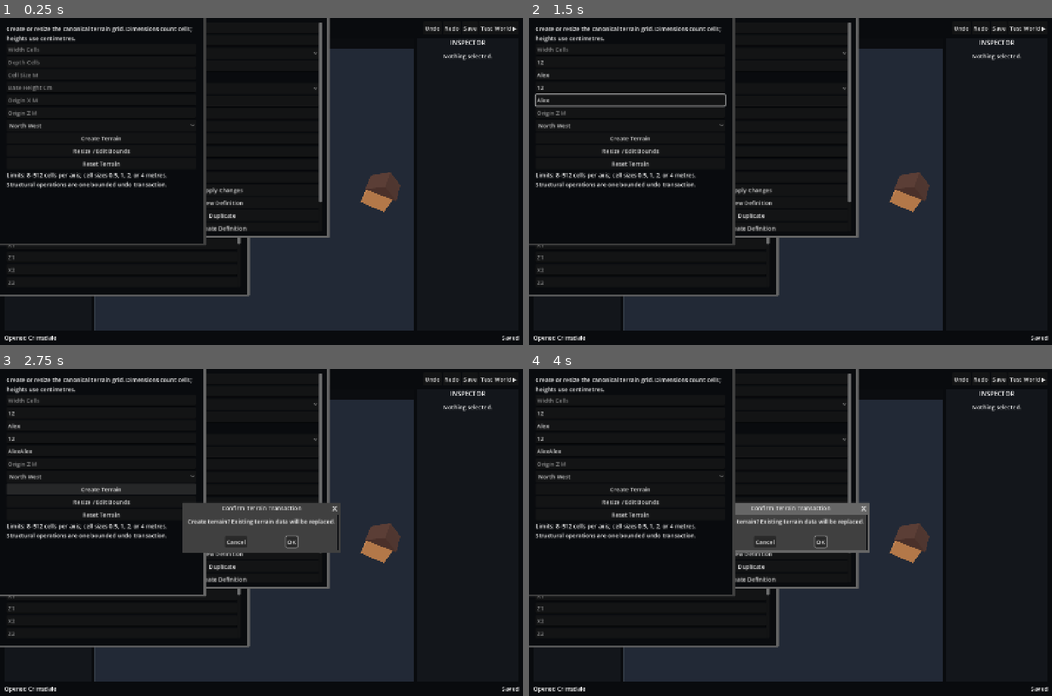
Above: before the commit, frames 1-4 (two rows, left to right).
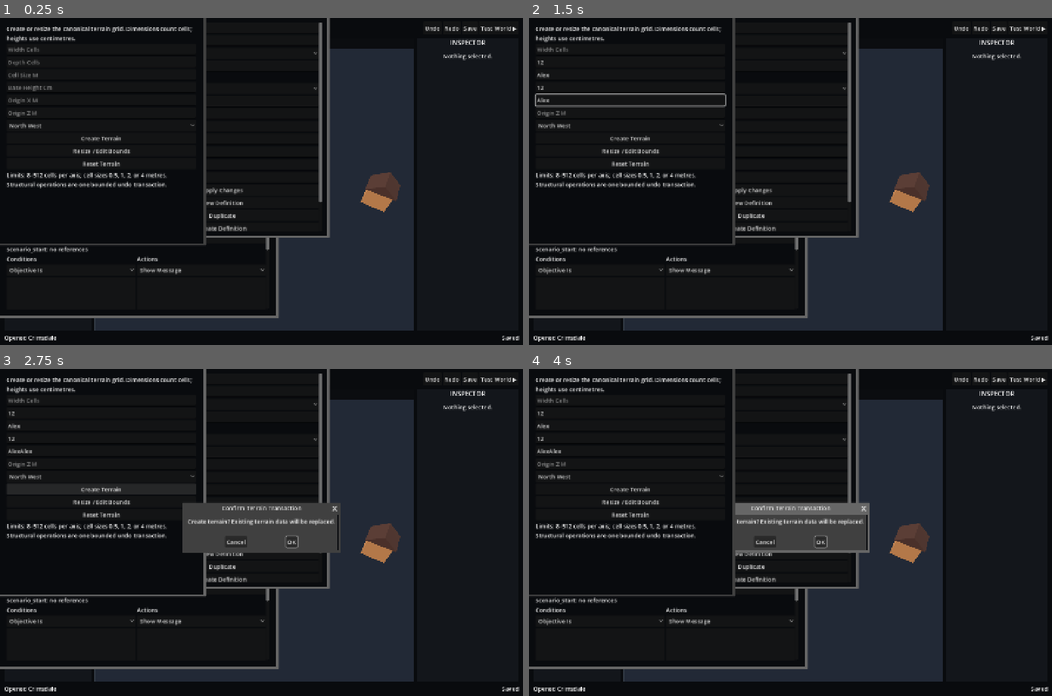
Above: after the commit, the same moments.

Repository: KrillOil/Frontier-World-Editor
Game: Godot game, scene res://src/app/editor_shell.tscn
Two runs of this game, one before a commit and one after it. Both use one fixed random seed, a clock stepped at 60 frames per second and the inputs below.
Inputs (mouse positions are in pixels of both pictures, inside the frame that each line leads up to):
- Up to frame 1 (0.25 s): no input
- Up to frame 2 (1.5 s): click (576, 57) at 0.52 s; type "12" at 0.6 s; click (649, 70) at 0.75 s; type "Alex" at 0.83 s; click (649, 83) at 0.98 s; type "12" at 1.07 s; click (649, 96) at 1.27 s; type "Alex" at 1.35 s
- Up to frame 3 (2.75 s): click (120, 571) at 1.5 s; type "Alex" at 1.58 s; click (120, 486) at 2 s, where only the run after the commit has a clickable "Open Sequences…"
- Up to frame 4 (4 s): click "Player Start" at 2.75 s; click "Player Start" at 3.5 s

The runs differ from the first frame. In frame 1, 4.3% of the frame differs, in the area x 0-54%, y 67-92%; in frame 2, 4.3%; in frame 3, 4.3%; in frame 4, 4.3%.
Error before the commit: Invalid assignment of property or key 'visible' with value of type 'bool' on a base object of type 'WorldEnvironment'. (res://src/app/editor_shell.gd:890)
Error after the commit: Invalid assignment of property or key 'visible' with value of type 'bool' on a base object of type 'WorldEnvironment'. (res://src/app/editor_shell.gd:1088)

Commit message:
Add typed scenario sequence authoring

Diff:
--- a/src/app/editor_shell.gd
+++ b/src/app/editor_shell.gd
@@ -84,6 +84,15 @@
 var scenario_region_shape: OptionButton
 var scenario_region_fields: Dictionary = {}
 var scenario_remove_confirmation: ConfirmationDialog
+var sequence_dialog: Window
+var sequence_list: ItemList
+var sequence_fields: Dictionary = {}
+var sequence_event_type: OptionButton
+var sequence_condition_type: OptionButton
+var sequence_action_type: OptionButton
+var sequence_conditions: ItemList
+var sequence_actions: ItemList
+var sequence_signature: Label
 var pending_after_save: Callable
 var definition_list: ItemList
 var definition_id_field: LineEdit
@@ -115,6 +124,7 @@
 	_build_environment_editor()
 	_build_workflow_editor()
 	_build_scenario_editor()
+	_build_sequence_editor()
 	_build_object_editor()
 	_build_terrain_editor()
 	_build_package_dialogs()
@@ -785,6 +795,7 @@
 	scenario_fields.scenario_id.editable = false
 	_add_button(form, "Create Scenario", _create_scenario)
 	_add_button(form, "Apply Scenario Details", _apply_scenario_metadata)
+	_add_button(form, "Open Sequences…", show_sequence_editor)
 	_add_button(form, "Remove Scenario…", func(): scenario_remove_confirmation.popup_centered())
 	var divider := HSeparator.new(); form.add_child(divider)
 	scenario_region_list = ItemList.new(); scenario_region_list.custom_minimum_size.y = 150; scenario_region_list.item_selected.connect(_load_scenario_region); form.add_child(scenario_region_list)
@@ -798,6 +809,193 @@
 	_add_button(form, "Reverse Selected Path", _reverse_scenario_path)
 	_add_button(form, "Delete Selected Region", _delete_scenario_region)
 	scenario_remove_confirmation = ConfirmationDialog.new(); scenario_remove_confirmation.title = "Remove Scenario"; scena …(250 unchanged characters)…
+
+
+func _build_sequence_editor() -> void:
+	sequence_dialog = Window.new(); sequence_dialog.title = "Scenario Editor — Sequences"; sequence_dialog.size = Vector2i(760,820); sequence_dialog.close_requested.connect(sequence_dialog.hide); add_child(sequence_dialog)
+	var scroll := ScrollContainer.new(); scroll.set_anchors_and_offsets_preset(Control.PRESET_FULL_RECT); scroll.offset_left=18; scroll.offset_top=18; scroll.offset_right=-18; scroll.offset_bottom=-18; sequence_dialog.add_child(scroll)
+	var form := VBoxContainer.new(); form.size_flags_horizontal=Control.SIZE_EXPAND_FILL; scroll.add_child(form)
+	var help := Label.new(); help.text="Create typed event-condition-action sequences. Equal-frame sequences run by stable ID; actions run top to bottom. A duplicated sequence starts disabled for safe review."; help.autowrap_mode=TextServer.AUTOWRAP_WORD_SMART; form.add_child(help)
+	sequence_list=ItemList.new(); sequence_list.custom_minimum_size.y=130; sequence_list.item_selected.connect(_load_sequence); form.add_child(sequence_list)
+	for field in ["sequence_id","a","b","c","text","number"]: sequence_fields[field]=_add_field(form, {"sequence_id":"Sequence ID","a":"Reference A","b":"Reference / value B","c":"Reference / value C","text":"Message text","number":"Duration / number"}[field])
+	sequence_fields.number.text="2"
+	var flags:=HBoxContainer.new(); form.add_child(flags)
+	var enabled:=CheckBox.new(); enabled.text="Enabled"; enabled.button_pressed=true; flags.add_child(enabled); sequence_fields.enabled=enabled
+	var one_shot:=CheckBox.new(); one_shot.text="One shot"; one_shot.button_pressed=true; flags.add_child(one_shot); sequence_fields.one_shot=one_shot
+	sequence_event_type=OptionButton.new()
+	for type in ScenarioDocumentScript.EVENTS: sequence_event_type.add_item(type.replace("_"," ").capitalize()); sequence_event_type.set_item_metadata(sequence_event_type.item_count-1,type)
+	sequence_event_type.item_selected.connect(func(_index): _update_sequence_signature("event")); form.add_child(sequence_event_type)
+	_add_button(form,"Create Sequence",_create_sequence); _add_button(form,"Apply Event / Flags",_apply_sequence_event); _add_button(form,"Duplicate Selected",_duplicate_sequence); _add_button(form,"Delete Selected",_delete_sequence)
+	sequence_signature=Label.new(); sequence_signature.autowrap_mode=TextServer.AUTOWRAP_WORD_SMART; form.add_child(sequence_signature)
+	var split:=HBoxContainer.new(); form.add_child(split)
+	var conditions_box:=VBoxContainer.new(); conditions_box.size_flags_horizontal=Control.SIZE_EXPAND_FILL; split.add_child(conditions_box)
+	var conditions_label:=Label.new(); conditions_label.text="Conditions"; conditions_box.add_child(conditions_label)
+	sequence_condition_type=OptionButton.new()
+	for type in ScenarioDocumentScript.CONDITIONS: sequence_condition_type.add_item(type.replace("_"," ").capitalize()); sequence_condition_type.set_item_metadata(sequence_condition_type.item_count-1,type)
+	sequence_condition_type.item_selected.connect(func(_index): _update_sequence_signature("condition")); conditions_box.add_child(sequence_condition_type)
+	sequence_conditions=ItemList.new(); sequence_conditions.custom_minimum_size=Vector2(330,120); conditions_box.add_child(sequence_conditions)
+	_add_button(conditions_box,"Add Condition",_add_sequence_condition); _add_button(conditions_box,"Remove Condition",_remove_sequence_condition)
+	var actions_box:=VBoxContainer.new(); actions_box.size_flags_horizontal=Control.SIZE_EXPAND_FILL; split.add_child(actions_box)
+	var actions_label:=Label.new(); actions_label.text="Actions"; actions_box.add_child(actions_label)
+	sequence_action_type=OptionButton.new()
+	for type in ScenarioDocumentScript.ACTIONS: sequence_action_type.add_item(type.replace("_"," ").capitalize()); sequence_action_type.set_item_metadata(sequence_action_type.item_count-1,type)
+	sequence_action_type.item_selected.connect(func(_index): _update_sequence_signature("action")); actions_box.add_child(sequence_action_type)
+	sequence_actions=ItemList.new(); sequence_actions.custom_minimum_size=Vector2(330,120); actions_box.add_child(sequence_actions)
+	_add_button(actions_box,"Add Action",_add_sequence_action); _add_button(actions_box,"Move Action Up",func():_move_sequence_action(-1)); _add_button(actions_box,"Move Action Down",func():_move_sequence_action(1)); _add_button(actions_box,"Remove Action",_remove_sequence_action)
+	_add_button(form,"Validate Flow",_validate_sequence_flow)
+	_update_sequence_signature("event")
+
+
+func show_sequence_editor() -> void:
+	if package.scenario==null: status("Create a scenario before authoring sequences"); return
+	_refresh_sequence_list(); sequence_dialog.popup_centered(); status("Sequence workspace — typed events, conditions, and actions")
+
+
+func _refresh_sequence_list() -> void:
+	sequence_list.clear()
+	if package.scenario==null:return
+	var sequences:Array=package.scenario.data.sequences.duplicate(); sequences.sort_custom(func(a,b):return a.sequence_id<b.sequence_id)
+	for sequence in sequences:
+		sequence_list.add_item("%s  [%s%s]"%[sequence.sequence_id,"on" if sequence.enabled else "off",", once" if sequence.one_shot else ""]);sequence_list.set_item_metadata(sequence_list.item_count-1,sequence.sequence_id)
+
+
+func _selected_sequence_id()->String:
+	var selected:=sequence_list.get_selected_items();return "" if selected.is_empty() else sequence_list.get_item_metadata(selected[0])
+
+
+func _load_sequence(index:int)->void:
+	var id:String=sequence_list.get_item_metadata(index);var sequence:Dictionary=package.scenario._find(package.scenario.data.sequences,"sequence_id",id)
+	sequence_fields.sequence_id.text=id;sequence_fields.sequence_id.editable=false;sequence_fields.enabled.button_pressed=sequence.enabled;sequence_fields.one_shot.button_pressed=sequence.one_shot
+	for item in sequence_event_type.item_count:
+		if sequence_event_type.get_item_metadata(item)==sequence.event.type:sequence_event_type.select(item)
+	_load_typed_references(sequence.event);sequence_conditions.clear();sequence_actions.clear()
+	for condition in sequence.conditions:sequence_conditions.add_item(_typed_summary(condition))
+	for action in sequence.actions:sequence_actions.add_item(_typed_summary(action))
+	_update_sequence_signature("event");status("Selected sequence '%s'"%id)
+
+
+func _create_sequence()->void:
+	if package.scenario==null:return
+	var id:String=sequence_fields.sequence_id.text;var event:Dictionary=_event_from_form()
+	if package.scenario.add_sequence(id,event,package.world,sequence_fields.enabled.button_pressed,sequence_fields.one_shot.button_pressed):_refresh_sequence_list();refresh_all();status("Created sequence '%s'"%id)
+	else:package.errors=package.scenario.errors;show_errors()
+
+
+func _apply_sequence_event()->void:
+	var id:String=_selected_sequence_id();if id.is_empty():status("Select a sequence");return
+	if package.scenario.update_sequence(id,{"enabled":sequence_fields.enabled.button_pressed,"one_shot":sequence_fields.one_shot.button_pressed,"event":_event_from_form()},package.world):_refresh_sequence_list();refresh_all();status("Updated sequence event and flags")
+	else:package.errors=package.scenario.errors;show_errors()
+
+
+func _duplicate_sequence()->void:
+	var id:String=_selected_sequence_id();if id.is_empty():status("Select a sequence");return
+	var new_id:String=id+"_copy";var suffix:=2
+	while not package.scenario._find(package.scenario.data.sequences,"sequence_id",new_id).is_empty():new_id="%s_copy_%d"%[id,suffix];suffix+=1
+	if package.scenario.duplicate_sequence(id,new_id,package.world):_refresh_sequence_list();refresh_all();status("Duplicated as disabled sequence '%s'"%new_id)
+	else:package.errors=package.scenario.errors;show_errors()
+
+
+func _delete_sequence()->void:
+	var id:String=_selected_sequence_id();if id.is_empty():status("Select a sequence");return
+	if package.scenario.delete_sequence(id,package.world):_refresh_sequence_list();refresh_all();status("Deleted sequence '%s'"%id)
+	else:package.errors=package.scenario.errors;show_errors()
+
+
+func _add_sequence_condition()->void:
+	var id:String=_selected_sequence_id();if id.is_empty():status("Select a sequence");return
+	if package.scenario.add_sequence_step(id,"conditions",_condition_from_form(),package.world):_reload_sequence_by_id(id);refresh_all();status("Condition added")
+	else:package.errors=package.scenario.errors;show_errors()
+
+
+func _add_sequence_action()->void:
+	var id:String=_selected_sequence_id();if id.is_empty():status("Select a sequence");return
+	if package.scenario.add_sequence_step(id,"actions",_action_from_form(),package.world):_reload_sequence_by_id(id);refresh_all();status("Action appended")
+	else:package.errors=package.scenario.errors;show_errors()
+
+
+func _remove_sequence_condition()->void:
+	var id:String=_selected_sequence_id();var selected:=sequence_conditions.get_selected_items();if id.is_empty() or selected.is_empty():status("Select a condition");return
+	if package.scenario.delete_sequence_step(id,"conditions",selected[0],package.world):_reload_sequence_by_id(id);refresh_all()
+	else:package.errors=package.scenario.errors;show_errors()
+
+
+func _remove_sequence_action()->void:
+	var id:String=_selected_sequence_id();var selected:=sequence_actions.get_selected_items();if id.is_empty() or selected.is_empty():status("Select an action");return
+	if package.scenario.delete_sequence_step(id,"actions",selected[0],package.world):_reload_sequence_by_id(id);refresh_all()
+	else:package.errors=package.scenario.errors;show_errors()
+
+
+func _move_sequence_action(direction:int)->void:
+	var id:String=_selected_sequence_id();var selected:=sequence_actions.get_selected_items();if id.is_empty() or selected.is_empty():status("Select an action");return
+	if package.scenario.move_sequence_step(id,"actions",selected[0],direction,package.world):_reload_sequence_by_id(id);sequence_actions.select(clampi(selected[0]+direction,0,sequence_actions.item_count-1));refresh_all()
+	else:status("Action is already at that edge")
+
+
+func _reload_sequence_by_id(id:String)->void:
+	_refresh_sequence_list()
+	for index in sequence_list.item_count:
+		if sequence_list.get_item_metadata(index)==id:sequence_list.select(index);_load_sequence(index);return
+
+
+func _event_from_form()->Dictionary:
+	var type:String=sequence_event_type.get_item_metadata(sequence_event_type.selected)
+	match type:
+		"scenario_start":return {"type":type}
+		"unit_enters_region":return {"type":type,"group_id":sequence_fields.a.text,"region_id":sequence_fields.b.text}
+		"unit_died":return {"type":type,"group_id":sequence_fields.a.text}
+		"objective_changed":return {"type":type,"objective_id":sequence_fields.a.text,"state":sequence_fields.b.text}
+		_:return {"type":type,"sequence_id":sequence_fields.a.text}
+
+
+func _condition_from_form()->Dictionary:
+	var type:String=sequence_condition_type.get_item_metadata(sequence_condition_type.selected)
+	match type:
+		"objective_is":return {"type":type,"objective_id":sequence_fields.a.text,"state":sequence_fields.b.text}
+		"group_alive":return {"type":type,"group_id":sequence_fields.a.text,"value":sequence_fields.b.text.to_lower()!="false"}
+		"group_owned_by":return {"type":type,"group_id":sequence_fields.a.text,"owner_id":sequence_fields.b.text}
+		_:return {"type":type,"sequence_id":sequence_fields.a.text,"value":sequence_fields.b.text.to_lower()!="false"}
+
+
+func _action_from_form()->Dictionary:
+	var type:String=sequence_action_type.get_item_metadata(sequence_action_type.selected)
+	match type:
+		"show_message":return {"type":type,"message_id":sequence_fields.a.text,"text":sequence_fields.text.text,"duration_s":maxf(0.1,float(sequence_fields.number.text))}
+		"set_objective":return {"type":type,"objective_id":sequence_fields.a.text,"state":sequence_fields.b.text}
+		"set_ownership":return {"type":type,"group_id":sequence_fields.a.text,"owner_id":sequence_fields.b.text}
+		"order_group":return {"type":type,"group_id":sequence_fields.a.text,"order":sequence_fields.b.text,"target_region_id":sequence_fields.c.text}
+		"set_encounter":return {"type":type,"group_id":sequence_fields.a.text,"state":sequence_fields.b.text,"behavior":sequence_fields.c.text,"leash_region_id":sequence_fields.text.text}
+		"grant_reward":return {"type":type,"group_id":sequence_fields.a.text,"reward_id":sequence_fields.b.text}
+		"play_cinematic":return {"type":type,"cinematic_id":sequence_fields.a.text}
+		_:return {"type":type,"result":sequence_fields.a.text}
+
+
+func _load_typed_references(value:Dictionary)->void:
+	var ordered:=[]
+	for key in ["group_id","objective_id","sequence_id","message_id","cinematic_id","result"]:
+		if value.has(key):ordered.append(str(value[key]))
+	for key in ["region_id","state","owner_id","reward_id","order"]:
+		if value.has(key):ordered.append(str(value[key]))
+	for index in 3:sequence_fields[["a","b","c"][index]].text=ordered[index] if index<ordered.size() else ""
+	if value.has("text"):sequence_fields.text.text=value.text
+	if value.has("duration_s"):sequence_fields.number.text=str(value.duration_s)
+
+
+func _typed_summary(value:Dictionary)->String:
+	var details:Array[String]=[]
+	for key in value:
+		if key!="type":details.append("%s=%s"%[key,value[key]])
+	return "%s  %s"%[str(value.type).replace("_"," "),", ".join(details)]
+
+
+func _update_sequence_signature(kind:String)->void:
+	if sequence_signature==null:return
+	var signatures:={"event":{"scenario_start":"no references","unit_enters_region":"A=group, B=region","unit_died":"A=group","objective_changed":"A=objective, B=state","sequence_completed":"A=sequence"},"condition":{"objective_is":"A=objective, B=state","group_alive":"A=group, B=true/false","group_owned_by":"A=group, B=owner","sequence_has_run":"A=sequence, B=true/false"},"action":{"show_message":"A=message ID, Text, Number=duration","set_objective":"A=objective, B=state","set_ownership":"A=group, B=owner","order_group":"A=group, B=move/attack_move, C=region","set_encounter":"A=group, B=inactive/active, C=behavior, Text=leash region","grant_reward":"A=group, B=reward","play_cinematic":"A=cinematic","complete_scenario":"A=victory/failure"}}
+	var control:OptionButton={"event":sequence_event_type,"condition":sequence_condition_type,"action":sequence_action_type}[kind];var type:String=control.get_item_metadata(control.selected);sequence_signature.text="%s: %s"%[type,signatures[kind][type]]
+
+
+func _validate_sequence_flow()->void:
+	var failures:Array[String]=package.scenario.validate(package.scenario.data,package.world);var notices:Array[String]=package.scenario.flow_diagnostics()
+	status("Sequence flow valid" if failures.is_empty() and notices.is_empty() else " | ".join(failures+notices))
 
 
 func show_scenario_editor() -> void:
--- a/src/domain/scenario_document.gd
+++ b/src/domain/scenario_document.gd
@@ -66,6 +66,68 @@
 	var candidate: Dictionary = data.duplicate(true); candidate.regions = candidate.regions.filter(func(region): return region.region_id != region_id)
 	if candidate.regions.size() == data.regions.size(): return _fail(["Unknown scenario region '%s'" % region_id])
 	return _commit(candidate, world)
+
+
+func add_sequence(sequence_id: String, event: Dictionary, world: Dictionary, enabled := true, one_shot := true) -> bool:
+	var candidate: Dictionary = data.duplicate(true)
+	candidate.sequences.append({"sequence_id":sequence_id,"enabled":enabled,"one_shot":one_shot,"event":event.duplicate(true),"conditions":[],"actions":[{"type":"show_message","message_id":sequence_id + "_message","text":"New sequence","duration_s":2.0}]})
+	return _commit(candidate, world)
+
+
+func update_sequence(sequence_id: String, changes: Dictionary, world: Dictionary) -> bool:
+	var candidate: Dictionary = data.duplicate(true); var sequence := _find(candidate.sequences, "sequence_id", sequence_id)
+	if sequence.is_empty(): return _fail(["Unknown scenario sequence '%s'" % sequence_id])
+	for key in ["enabled","one_shot","event","conditions","actions"]:
+		if changes.has(key): sequence[key] = changes[key].duplicate(true) if changes[key] is Array or changes[key] is Dictionary else changes[key]
+	return _commit(candidate, world)
+
+
+func duplicate_sequence(sequence_id: String, new_id: String, world: Dictionary) -> bool:
+	var source := _find(data.get("sequences", []), "sequence_id", sequence_id)
+	if source.is_empty(): return _fail(["Unknown scenario sequence '%s'" % sequence_id])
+	var candidate: Dictionary = data.duplicate(true); var copy: Dictionary = source.duplicate(true); copy.sequence_id = new_id; copy.enabled = false; candidate.sequences.append(copy)
+	return _commit(candidate, world)
+
+
+func delete_sequence(sequence_id: String, world: Dictionary) -> bool:
+	var references: Array[String] = []
+	for sequence in data.get("sequences", []):
+		if sequence.sequence_id != sequence_id and sequence.event.get("type") == "sequence_completed" and sequence.event.get("sequence_id") == sequence_id: references.append(sequence.sequence_id)
+		for condition in sequence.conditions:
+			if condition.get("type") == "sequence_has_run" and condition.get("sequence_id") == sequence_id: references.append(sequence.sequence_id)
+	if not references.is_empty(): return _fail(["Cannot delete sequence '%s'; referenced by %s" % [sequence_id, ", ".join(references)]])
+	var candidate: Dictionary = data.duplicate(true); candidate.sequences = candidate.sequences.filter(func(sequence): return sequence.sequence_id != sequence_id)
+	if candidate.sequences.size() == data.sequences.size(): return _fail(["Unknown scenario sequence '%s'" % sequence_id])
+	return _commit(candidate, world)
+
+
+func add_sequence_step(sequence_id: String, collection: String, step: Dictionary, world: Dictionary) -> bool:
+	if collection not in ["conditions","actions"]: return _fail(["Sequence steps must be conditions or actions"])
+	var candidate: Dictionary = data.duplicate(true); var sequence := _find(candidate.sequences, "sequence_id", sequence_id)
+	if sequence.is_empty(): return _fail(["Unknown scenario sequence '%s'" % sequence_id])
+	sequence[collection].append(step.duplicate(true)); return _commit(candidate, world)
+
+
+func move_sequence_step(sequence_id: String, collection: String, index: int, direction: int, world: Dictionary) -> bool:
+	var candidate: Dictionary = data.duplicate(true); var sequence := _find(candidate.sequences, "sequence_id", sequence_id)
+	if sequence.is_empty() or collection not in ["conditions","actions"]: return _fail(["Unknown sequence step collection"])
+	var destination := index + direction
+	if index < 0 or destination < 0 or index >= sequence[collection].size() or destination >= sequence[collection].size(): return _fail(["Sequence step cannot move farther"])
+	var step = sequence[collection].pop_at(index); sequence[collection].insert(destination, step); return _commit(candidate, world)
+
+
+func delete_sequence_step(sequence_id: String, collection: String, index: int, world: Dictionary) -> bool:
+	var candidate: Dictionary = data.duplicate(true); var sequence := _find(candidate.sequences, "sequence_id", sequence_id)
+	if sequence.is_empty() or collection not in ["conditions","actions"] or index < 0 or index >= sequence[collection].size(): return _fail(["Unknown sequence step"])
+	sequence[collection].remove_at(index); return _commit(candidate, world)
+
+
+func flow_diagnostics() -> Array[String]:
+	var messages: Array[String] = []
+	for sequence in data.get("sequences", []):
+		if not sequence.enabled: messages.append("Sequence '%s' is disabled" % sequence.sequence_id)
+		if sequence.event.get("type") == "sequence_completed" and not _find(data.sequences, "sequence_id", sequence.event.get("sequence_id", "")).enabled: messages.append("Sequence '%s' waits on a disabled sequence" % sequence.sequence_id)
+	return messages
 
 
 func find_region(region_id: String) -> Dictionary: return _find(data.get("regions", []), "region_id", region_id)
--- a/tests/test_editor_integration.gd
+++ b/tests/test_editor_integration.gd
@@ -78,6 +78,12 @@
 	editor.scenario_region_fields.z1.text = "2"
 	editor._add_scenario_region()
 	_check(editor.package.scenario.find_region("tutorial_start").shape == "point" and editor.world_root.get_node_or_null("ScenarioRegions/tutorial_start") != null, "Creator-authored region is visible in the viewport")
+	editor.show_sequence_editor()
+	editor.sequence_fields.sequence_id.text = "mission_start"
+	editor._create_sequence()
+	_check(editor.package.scenario.data.sequences.size() == 1 and editor.sequence_event_type.item_count == 5, "Creator can add a typed scenario-start sequence")
+	editor._reload_sequence_by_id("mission_start")
+	_check(editor.sequence_action_type.item_count == 8 and editor.sequence_actions.item_count == 1, "Sequence workspace exposes the constrained action vocabulary and ordered steps")
 	var guard: Dictionary = editor.package.find_definition("unit_crimsdale_guard")
 	_check(guard.owner == "player" and guard.max_health == 120.0, "Crimsdale guard exposes authored gameplay fields")
 	editor.load_definition_form(2 if editor.definition_list.get_item_metadata(2) == "unit_crimsdale_guard" else 3)
--- /dev/null
+++ b/tests/test_scenario_sequences.gd
@@ -0,0 +1,30 @@
+extends SceneTree
+
+const ScenarioScript:=preload("res://src/domain/scenario_document.gd")
+var failures:Array[String]=[]
+
+
+func _init()->void:
+	var world:={"objects":[{"instance_id":"hero_001"}]};var scenario=ScenarioScript.new();scenario.create("guided","Guided","", "frontier_company",world)
+	scenario.data.regions=[{"region_id":"beacon","display_name":"Beacon","shape":"point","points":[[1,0,1]]}]
+	scenario.data.unit_groups=[{"group_id":"party","instance_ids":["hero_001"]}]
+	scenario.data.objectives=[{"objective_id":"follow","title":"Follow","kind":"main","initial_state":"active"}]
+	_check(scenario.add_sequence("begin",{"type":"scenario_start"},world),"Typed start sequence creates")
+	_check(scenario.add_sequence_step("begin","conditions",{"type":"objective_is","objective_id":"follow","state":"active"},world),"Typed condition appends")
+	_check(scenario.add_sequence_step("begin","actions",{"type":"set_objective","objective_id":"follow","state":"completed"},world),"Typed action appends")
+	var begin:Dictionary=scenario._find(scenario.data.sequences,"sequence_id","begin");var last_type:String=begin.actions[-1].type
+	_check(scenario.move_sequence_step("begin","actions",begin.actions.size()-1,-1,world) and scenario._find(scenario.data.sequences,"sequence_id","begin").actions[0].type==last_type,"Action order is authorable and meaningful")
+	_check(scenario.duplicate_sequence("begin","begin_copy",world) and not scenario._find(scenario.data.sequences,"sequence_id","begin_copy").enabled,"Duplication creates a disabled review copy")
+	_check(scenario.update_sequence("begin_copy",{"event":{"type":"sequence_completed","sequence_id":"begin"},"enabled":true},world),"Sequence-completed event references an earlier sequence")
+	_check(not scenario.delete_sequence("begin",world) and "begin_copy" in scenario.errors[0],"Referenced sequence deletion names the blocker")
+	_check(not scenario.update_sequence("begin",{"event":{"type":"sequence_completed","sequence_id":"begin_copy"}},world) and "cycle" in scenario.errors[0],"Completion cycles are rejected atomically")
+	_check(scenario.flow_diagnostics().is_empty(),"Enabled reachable flow has no diagnostics")
+	_check(scenario.update_sequence("begin_copy",{"enabled":false},world) and scenario.flow_diagnostics().any(func(message):return "disabled" in message),"Disabled flow is visible to the Creator")
+	_check(scenario.undo() and scenario._find(scenario.data.sequences,"sequence_id","begin_copy").enabled,"Sequence edits participate in undo")
+	if failures.is_empty():print("PASS: typed scenario sequence lifecycle and flow validation");quit(0);return
+	for failure in failures:push_error(failure)
+	quit(1)
+
+
+func _check(condition:bool,message:String)->void:
+	if not condition:failures.append(message)
Not shown, changed: scripts/test.sh
